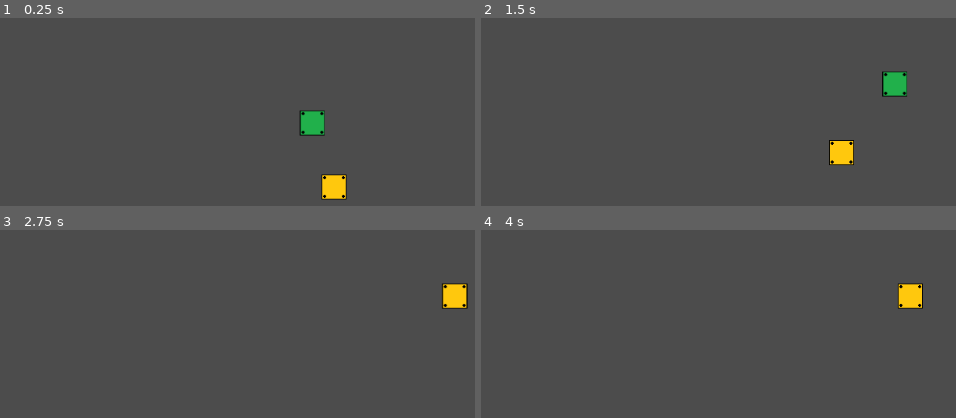
Above: before the commit, frames 1-4 (two rows, left to right).
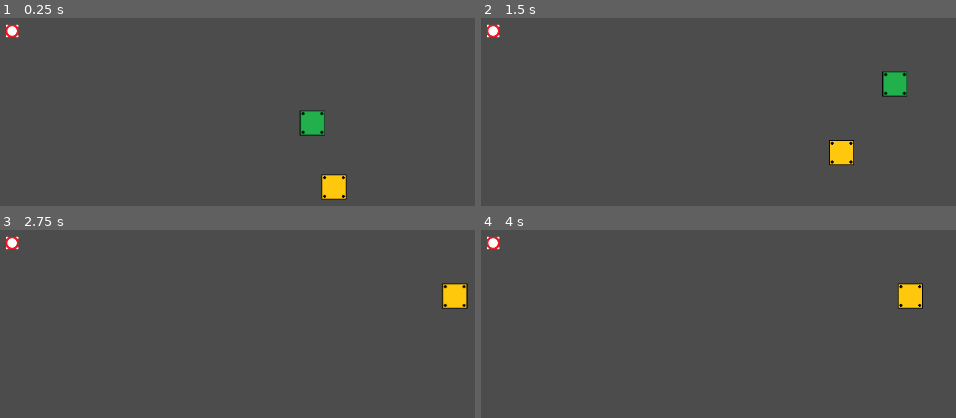
Above: after the commit, the same moments.

Repository: Hilda-Hay/ggj2020
Game: Godot game, scene res://Main.tscn
Two runs of this game, one before a commit and one after it. Both use one fixed random seed, a clock stepped at 60 frames per second and the inputs below.
Inputs (mouse positions are in pixels of both pictures, inside the frame that each line leads up to):
- Up to frame 1 (0.25 s): no input
- Up to frame 2 (1.5 s): tap Enter at 0.5 s; drag from (794, 123) to (894, 83) at 0.52 s; tap Space at 1.25 s; drag from (813, 187) to (894, 83) at 1.27 s
- Up to frame 3 (2.75 s): tap Enter at 2 s; move the mouse to (413, 295) at 2.02 s; hold Right (ui_right) from 2.03 s (still down)
- Up to frame 4 (4 s): release Right (ui_right) at 2.75 s; drag from (outside the picture) to (937, 295) at 2.77 s; tap Space at 3.5 s; move the mouse to (outside the picture) at 3.52 s; hold Left (ui_left) from 3.53 s (still down)

The runs differ from the first frame. In frame 1, 0.2% of the frame differs, in the area x 1-4%, y 3-11%; in frame 2, 0.2%; in frame 3, 0.2%; in frame 4, 0.2%.

Commit message:
Added robot sprites

Diff:
--- a/RobotPart.gd
+++ b/RobotPart.gd
@@ -8,6 +8,8 @@
 var drag_offset = Vector2(0,0)
 
 var coverable = false
+
+var snap_point = Vector2(100, 100)
 
 func _physics_process(delta):
 	# Get player input
@@ -25,7 +27,10 @@
 	# If dragging is enabled, use mouse position to calculate movement
 	if drag_enabled:
 		var new_position = get_global_mouse_position()
-		movement = new_position - position + drag_offset;
+		var snap_offset = new_position - snap_point + drag_offset
+		if snap_offset.length() < 20:
+			new_position = snap_point - drag_offset
+		movement = new_position - position + drag_offset
 		#if movement.length() > (speed * delta):
 		#	movement = speed * delta * movement.normalized()
 
@@ -48,6 +53,9 @@
 func set_coverable(c):
 	coverable = c
 	if(coverable):
-		get_node("./AnimatedSprite").set_frame(1)
+		get_node("./PartSprite").set_frame(1)
 	else:
-		get_node("./AnimatedSprite").set_frame(0)
+		get_node("./PartSprite").set_frame(0)
+
+func _process(delta):
+	get_node("./SnapPointSprite").position = snap_point - position
--- a/RobotPart.tscn
+++ b/RobotPart.tscn
@@ -1,8 +1,9 @@
-[gd_scene load_steps=7 format=2]
+[gd_scene load_steps=9 format=2]
 
 [ext_resource path="res://RobotPart.gd" type="Script" id=1]
 [ext_resource path="res://assets/metal_plate.png" type="Texture" id=2]
 [ext_resource path="res://assets/metal_plate2.png" type="Texture" id=3]
+[ext_resource path="res://assets/snap_point.png" type="Texture" id=4]
 
 [sub_resource type="RectangleShape2D" id=1]
 extents = Vector2( 16, 16 )
@@ -18,6 +19,14 @@
 [sub_resource type="RectangleShape2D" id=3]
 extents = Vector2( 16, 16 )
 
+[sub_resource type="SpriteFrames" id=4]
+animations = [ {
+"frames": [ ExtResource( 4 ) ],
+"loop": true,
+"name": "default",
+"speed": 5.0
+} ]
+
 [node name="RobotPart" type="KinematicBody2D"]
 position = Vector2( 512, 300 )
 input_pickable = true
@@ -27,10 +36,13 @@
 [node name="CollisionShape2D" type="CollisionShape2D" parent="."]
 shape = SubResource( 1 )
 
-[node name="AnimatedSprite" type="AnimatedSprite" parent="."]
+[node name="PartSprite" type="AnimatedSprite" parent="."]
 frames = SubResource( 2 )
 
 [node name="Area2D" type="Area2D" parent="."]
 
 [node name="CollisionShape2D" type="CollisionShape2D" parent="Area2D"]
 shape = SubResource( 3 )
+
+[node name="SnapPointSprite" type="AnimatedSprite" parent="."]
+frames = SubResource( 4 )
--- /dev/null
+++ b/SnapPointSprite.gd
@@ -0,0 +1,7 @@
+extends AnimatedSprite
+
+func _ready():
+	pass # Replace with function body.
+
+
+func _process(delta):
Binary file added: assets/chest_with_core.png
Binary file added: assets/chest_without_core.png
Binary file added: assets/chestplate_left.png
Binary file added: assets/chestplate_right.png
Binary file added: assets/core.png
Binary file added: assets/faceplate_jaw.png
Binary file added: assets/faceplate_upper.png
Binary file added: assets/skull-lid.png
Binary file added: assets/skull.png
Binary file added: assets/skull_open.png
Binary file added: assets/snap_point.png
Not shown, added: assets/snap_point.png.import
